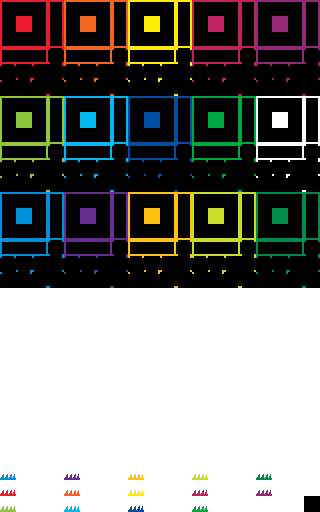
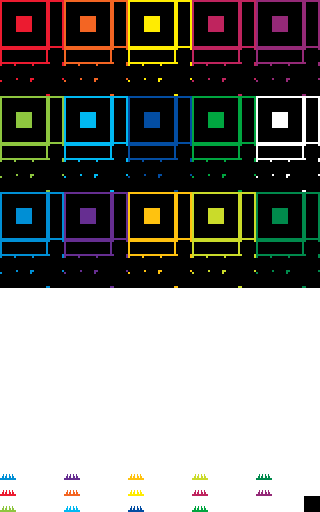
Before/after of a 320px x 512px layered artwork. What changed in the layer stack:
renamed "Background" to "tileset.png", painted on it over [1,474,271,510]
